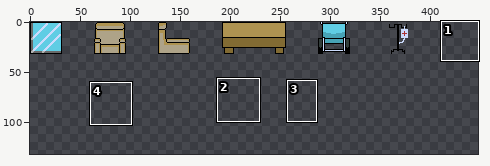
Edited in one commit: pixel-art file (Assets/Assest/Sprite/Sprite-0001.aseprite). The first picture is a wide view before the edit; the outline marks the close-up.
Close-up. Earlier state:
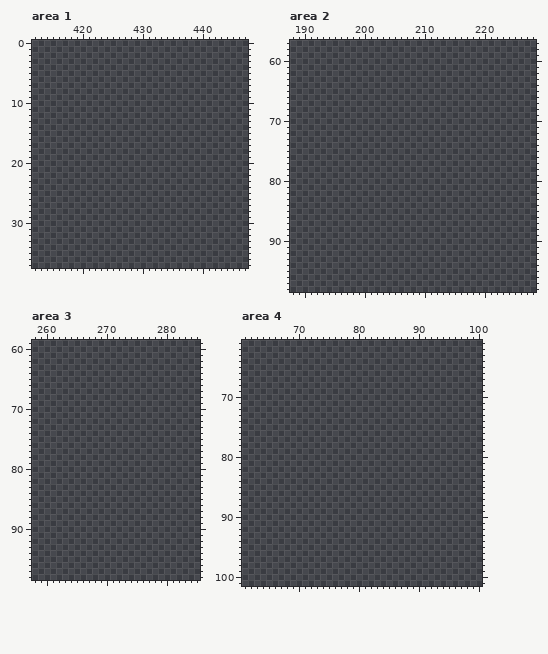
480x320 pixels, 1 frame. Shown: area 1: x 412..447, y 0..37; area 2: x 188..228, y 57..98; area 3: x 258..285, y 59..98; area 4: x 61..100, y 61..101. The wide view leaves out empty margins. The commit also changed other parts of the picture, which this record leaves out.
Palette (. is transparent): 
And afterwards:
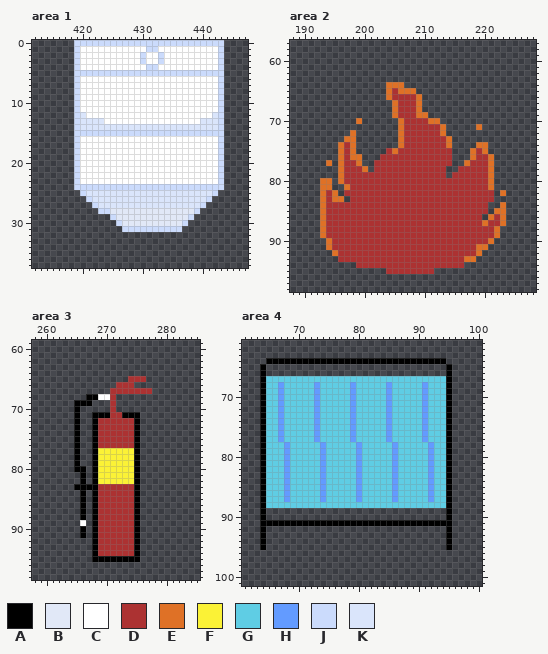
Colours new in this view: A #000000  B #e1e8f7  C #ffffff  D #ac3232  E #df7126  F #fbf236  G #5fcde4  H #639bff  J #cbdbfc  K #dae5fb
From old to new:
Changed rows in their new state; - is an unchanged pixel.
Area 1:
first column x 419:
 0 JJJJJJJJJJJJJJJJJJJJJJJJJ
 1 JCCCCCCCCCCCJJCCCCCCCCCCJ
 2 JCCCCCCCCCCJCCJCCCCCCCCCJ
 3 JCCCCCCCCCCJCCJCCCCCCCCCJ
 4 JCCCCCCCCCCCJJCCCCCCCCCCJ
 5 JJJJJJJJJJJJJJJJJJJJJJJJJ
 6 JCCCCCCCCCCCCCCCCCCCCCCCJ
 7 JCCCCCCCCCCCCCCCCCCCCCCCJ
 8 JCCCCCCCCCCCCCCCCCCCCCCCJ
 9 JCCCCCCCCCCCCCCCCCCCCCCCJ
10 JCCCCCCCCCCCCCCCCCCCCCCCJ
11 JCCCCCCCCCCCCCCCCCCCCCCCJ
12 JKCCCCCCCCCCCCCCCCCCCCCKJ
13 JKKKKCCCCCCCCCCCCCCCCKKKJ
14 JKKKKKKKKKKKKKKKKKKKKKKKJ
15 JJJJJJJJJJJJJJJJJJJJJJJJJ
16 JCCCCCCCCCCCCCCCCCCCCCCCJ
17 JCCCCCCCCCCCCCCCCCCCCCCCJ
18 JCCCCCCCCCCCCCCCCCCCCCCCJ
19 JCCCCCCCCCCCCCCCCCCCCCCCJ
20 JCCCCCCCCCCCCCCCCCCCCCCCJ
21 JCCCCCCCCCCCCCCCCCCCCCCCJ
22 JCCCCCCCCCCCCCCCCCCCCCCCJ
23 JCCCCCCCCCCCCCCCCCCCCCCCJ
24 JJJJJJJJJJJJJJJJJJJJJJJJJ
25 -JKKKKKKKKKKKKKKKKKKKKKJ-
26 --JKKKKKKKKKKKKKKKKKKKJ--
27 ---JKKKKKKKKKKKKKKKKKJ---
28 ----JJBBBBBBBBBBBBBBJ----
29 ------JBBBBBBBBBBBBJ-----
30 -------JBBBBBBBBBBJ------
31 --------JJJJJJJJJJ-------
Area 2:
first column x 193:
64 -----------EEE-----------------
65 -----------EDEEE---------------
66 -----------EDDDDE--------------
67 ------------EDDDE--------------
68 ------------EDDDE--------------
69 ------------EDDDEE-------------
70 ------E------EDDDDEE-----------
71 -------------EDDDDDDE-----E----
72 -----E-------EDDDDDDE----------
73 ----EE-------EDDDDDDDE---------
74 ---EDE-------EDDDDDDDE----EE---
75 ---EDE-----DEDDDDDDDDD---EDE---
76 ---EDEE---DDDDDDDDDDDD---EDDE--
77 -E-EDDE--DDDDDDDDDDDDD--EDDDE--
78 ---EDDDE-DDDDDDDDDDDD--DDDDDE--
79 ---EDDDDDDDDDDDDDDDDD-DDDDDDE--
80 EE-EDDDDDDDDDDDDDDDDDDDDDDDDE--
81 EE--EDDDDDDDDDDDDDDDDDDDDDDDE--
82 EDE-DDDDDDDDDDDDDDDDDDDDDDDDD-E
83 EDEE-DDDDDDDDDDDDDDDDDDDDDDDD--
84 EDDDDDDDDDDDDDDDDDDDDDDDDDDD--E
85 EDDDDDDDDDDDDDDDDDDDDDDDDDDD-EE
86 EDDDDDDDDDDDDDDDDDDDDDDDDDD-EDE
87 EDDDDDDDDDDDDDDDDDDDDDDDDDDEDDE
88 EDDDDDDDDDDDDDDDDDDDDDDDDDDDDE-
89 EDDDDDDDDDDDDDDDDDDDDDDDDDDDDE-
90 -EDDDDDDDDDDDDDDDDDDDDDDDDDDE--
91 -EDDDDDDDDDDDDDDDDDDDDDDDDEE---
92 --EDDDDDDDDDDDDDDDDDDDDDDDE----
93 ---DDDDDDDDDDDDDDDDDDDDDEE-----
94 ------DDDDDDDDDDDDDDDDDD-------
95 -----------DDDDDDDD------------
Area 3:
first column x 265:
65 ---------DDD-
66 -------DDD---
67 ------DDDDDDD
68 --AACCD------
69 AAA---D------
70 A-----D------
71 A--AAADDAAA--
72 A--ADDDDDDA--
73 A--ADDDDDDA--
74 A--ADDDDDDA--
75 A--ADDDDDDA--
76 A--ADDDDDDA--
77 A--AFFFFFFA--
78 A--AFFFFFFA--
79 A--AFFFFFFA--
80 AA-AFFFFFFA--
81 -A-AFFFFFFA--
82 -A-AFFFFFFA--
83 AAAADDDDDDA--
84 -A-ADDDDDDA--
85 -A-ADDDDDDA--
86 -A-ADDDDDDA--
87 -A-ADDDDDDA--
88 -A-ADDDDDDA--
89 -C-ADDDDDDA--
90 -A-ADDDDDDA--
91 -A-ADDDDDDA--
92 ---ADDDDDDA--
93 ---ADDDDDDA--
94 ---ADDDDDDA--
95 ---AAAAAAAA--
Area 4:
first column x 64:
 64 -AAAAAAAAAAAAAAAAAAAAAAAAAAAAAA-
 65 A------------------------------A
 66 A------------------------------A
 67 AGGGGGGGGGGGGGGGGGGGGGGGGGGGGGGA
 68 AGGHGGGGGHGGGGGHGGGGGHGGGGGHGGGA
 69 AGGHGGGGGHGGGGGHGGGGGHGGGGGHGGGA
 70 AGGHGGGGGHGGGGGHGGGGGHGGGGGHGGGA
 71 AGGHGGGGGHGGGGGHGGGGGHGGGGGHGGGA
 72 AGGHGGGGGHGGGGGHGGGGGHGGGGGHGGGA
 73 AGGHGGGGGHGGGGGHGGGGGHGGGGGHGGGA
 74 AGGHGGGGGHGGGGGHGGGGGHGGGGGHGGGA
 75 AGGHGGGGGHGGGGGHGGGGGHGGGGGHGGGA
 76 AGGHGGGGGHGGGGGHGGGGGHGGGGGHGGGA
 77 AGGHGGGGGHGGGGGHGGGGGHGGGGGHGGGA
 78 AGGGHGGGGGHGGGGGHGGGGGHGGGGGHGGA
 79 AGGGHGGGGGHGGGGGHGGGGGHGGGGGHGGA
 80 AGGGHGGGGGHGGGGGHGGGGGHGGGGGHGGA
 81 AGGGHGGGGGHGGGGGHGGGGGHGGGGGHGGA
 82 AGGGHGGGGGHGGGGGHGGGGGHGGGGGHGGA
 83 AGGGHGGGGGHGGGGGHGGGGGHGGGGGHGGA
 84 AGGGHGGGGGHGGGGGHGGGGGHGGGGGHGGA
 85 AGGGHGGGGGHGGGGGHGGGGGHGGGGGHGGA
 86 AGGGHGGGGGHGGGGGHGGGGGHGGGGGHGGA
 87 AGGGHGGGGGHGGGGGHGGGGGHGGGGGHGGA
 88 AGGGGGGGGGGGGGGGGGGGGGGGGGGGGGGA
 89 A------------------------------A
 90 A------------------------------A
 91 AAAAAAAAAAAAAAAAAAAAAAAAAAAAAAAA
 92 A------------------------------A
 93 A------------------------------A
 94 A------------------------------A
 95 A------------------------------A
